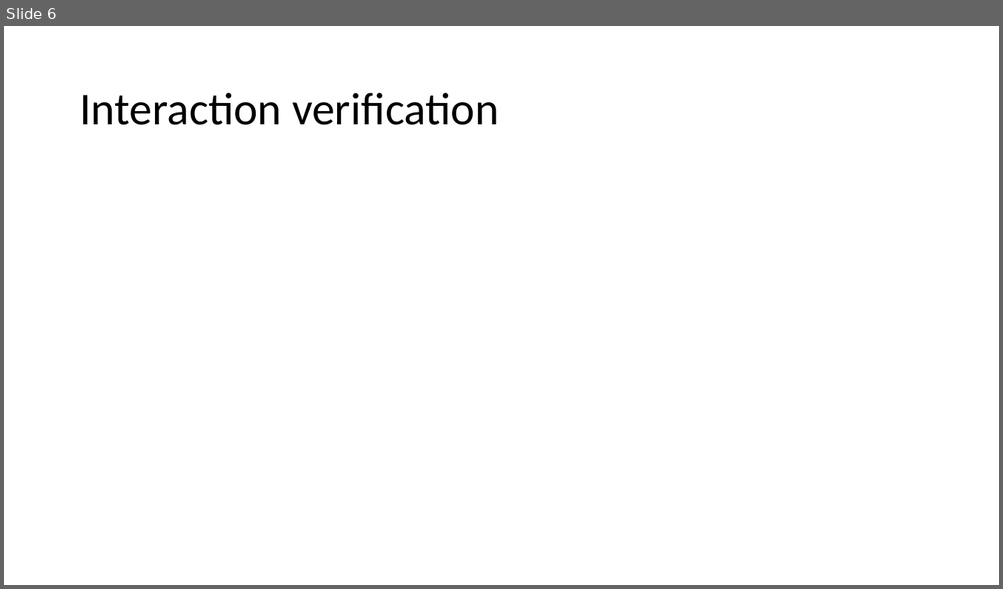
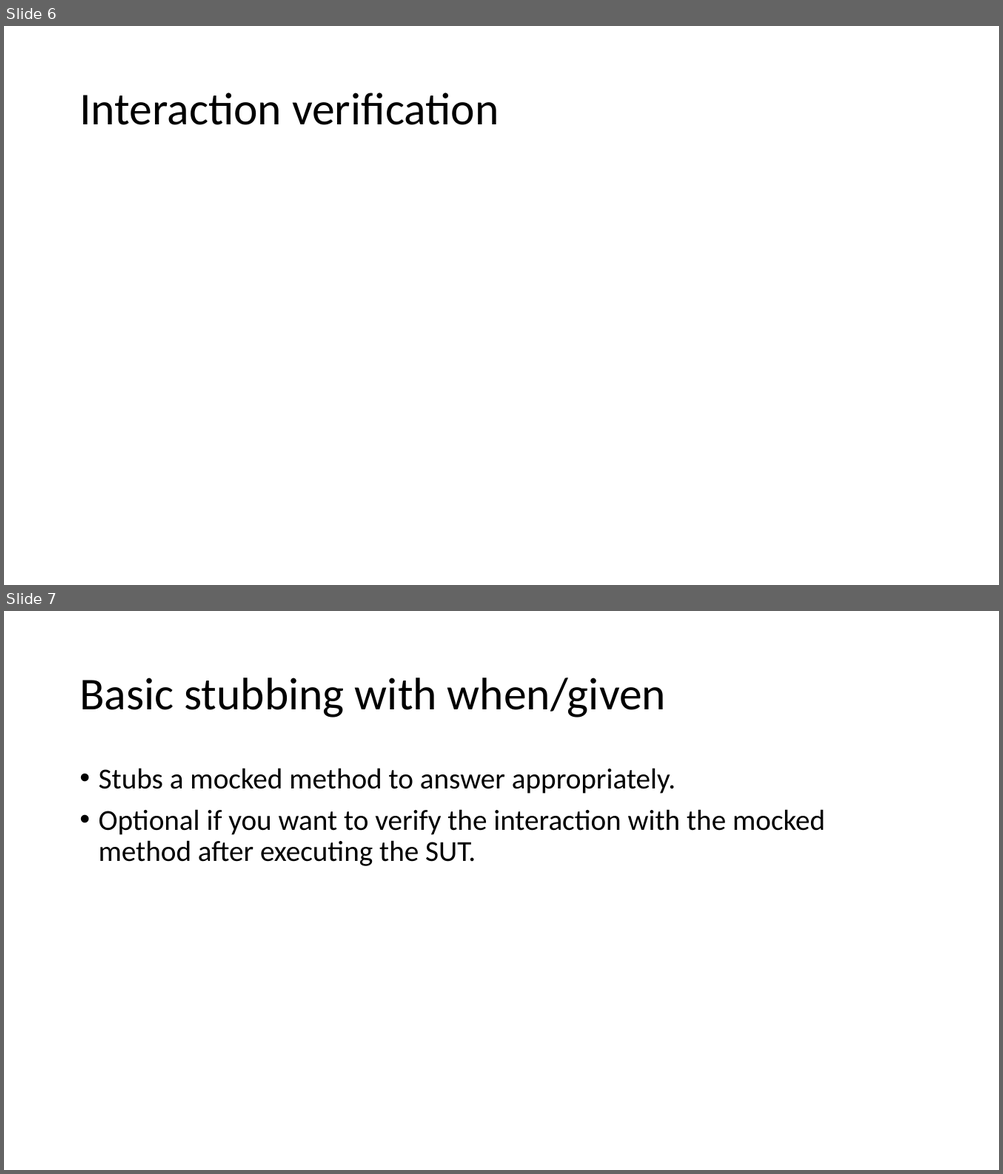
Before and after one commit to cebartling/test-driven, a slide deck: presentations/Introduction to Mockito.pptx. Shown one above the other, each under a label of ours: slide 6 before the commit, slides 6 and 7 after it. The pictures are 1003x589 and 1003x1174 pixels, drawn with LibreOffice and Linux fonts; fonts in the diff are those of the drawing. Boxes give left, top, right and bottom in pixels: in the first picture for what was removed or moved away, otherwise in the second. Text is boxed around its words. In the diff, an @@ line names an element or a change of style, - is before the commit and + after.

```diff
--- a/presentations/Introduction to Mockito.pptx
+++ b/presentations/Introduction to Mockito.pptx
@@ slide 7 added at bbox=[4, 611, 999, 1170], background #FFFFFF @@
@@ title added at bbox=[79, 678, 666, 718], 44 pt, text #000000 @@
+Basic stubbing with when/given
@@ text added at bbox=[99, 768, 825, 866], 28 pt, text #000000 @@
+• Stubs a mocked method to answer appropriately.
+• Optional if you want to verify the interaction with the mocked method after executing the SUT.
```
Also in this commit, not shown: 3 slides changed, 5 other slides added, 4 slides removed.
